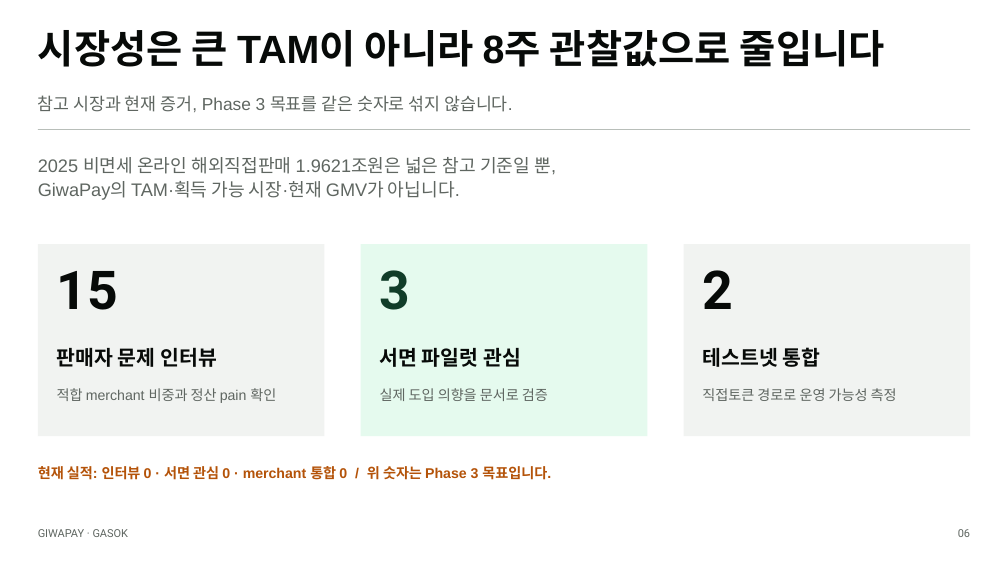
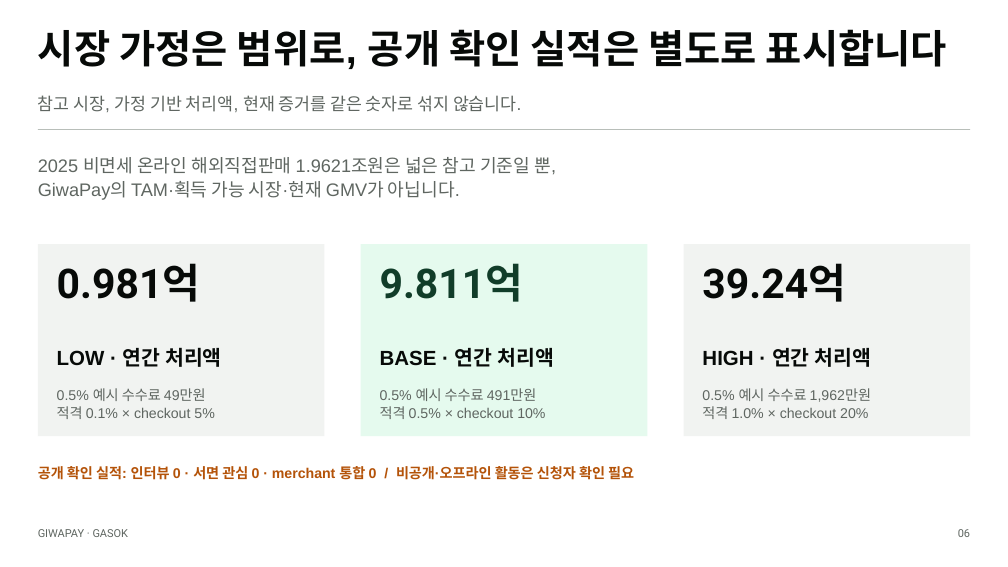
Before and after one commit to eomyunsig-debug/giwapay, a slide deck: slide 6 of docs/pitch/GiwaPay-GASOK-Pitch-Deck.pptx. Drawn at 1008x567 pixels with LibreOffice and Linux fonts; fonts in the diff are those of the drawing. Boxes give left, top, right and bottom in pixels: in the first picture for what was removed or moved away, otherwise in the second. Text is boxed around its words. In the diff, an @@ line names an element or a change of style, - is before the commit and + after.

```diff
--- a/docs/pitch/GiwaPay-GASOK-Pitch-Deck.pptx
+++ b/docs/pitch/GiwaPay-GASOK-Pitch-Deck.pptx
@@ text at (38, 29, 947, 69): text changed @@
-시장성은 큰 TAM이 아니라 8주 관찰값으로 줄입니다
+시장 가정은 범위로, 공개 확인 실적은 별도로 표시합니다
@@ text at (38, 95, 521, 112): text changed @@
-참고 시장과 현재 증거, Phase 3 목표를 같은 숫자로 섞지 않습니다.
+참고 시장, 가정 기반 처리액, 현재 증거를 같은 숫자로 섞지 않습니다.
@@ text at (57, 263, 201, 302): text changed; size 51 to 39 pt @@
-15
+0.981억
@@ text at (380, 263, 524, 302): text changed; size 51 to 39 pt @@
-3
+9.811억
@@ text at (702, 263, 846, 302): text changed; size 51 to 39 pt @@
-2
+39.24억
@@ text at (57, 347, 222, 367): text changed @@
-판매자 문제 인터뷰
+LOW · 연간 처리액
@@ text at (380, 347, 554, 367): text changed @@
-서면 파일럿 관심
+BASE · 연간 처리액
@@ text at (702, 347, 871, 367): text changed @@
-테스트넷 통합
+HIGH · 연간 처리액
@@ text at (57, 388, 214, 419): text changed @@
-적합 merchant 비중과 정산 pain 확인
+0.5% 예시 수수료 49만원
+적격 0.1% × checkout 5%
@@ text at (380, 388, 545, 419): text changed @@
-실제 도입 의향을 문서로 검증
+0.5% 예시 수수료 491만원
+적격 0.5% × checkout 10%
@@ text at (702, 388, 871, 419): text changed @@
-직접토큰 경로로 운영 가능성 측정
+0.5% 예시 수수료 1,962만원
+적격 1.0% × checkout 20%
@@ text at (38, 466, 634, 480): text changed @@
-현재 실적: 인터뷰 0 · 서면 관심 0 · merchant 통합 0 / 위 숫자는 Phase 3 목표입니다.
+공개 확인 실적: 인터뷰 0 · 서면 관심 0 · merchant 통합 0 / 비공개·오프라인 활동은 신청자 확인 필요
```
Also in this commit, not shown: 5 other slides changed, 27 other files.
